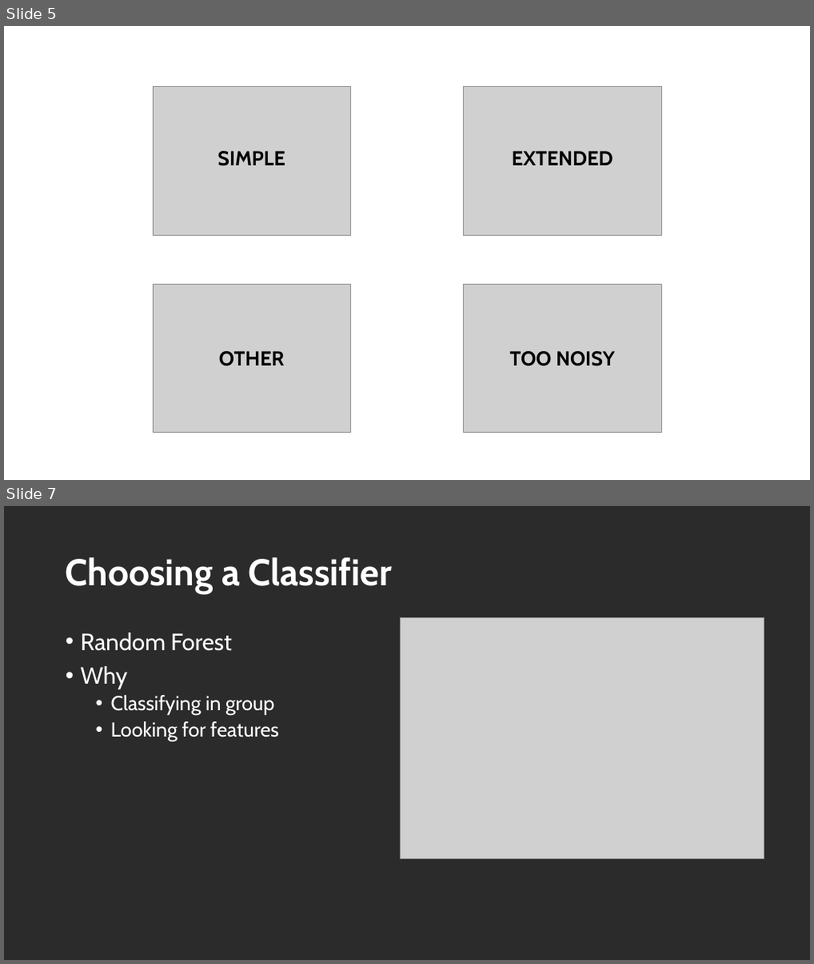
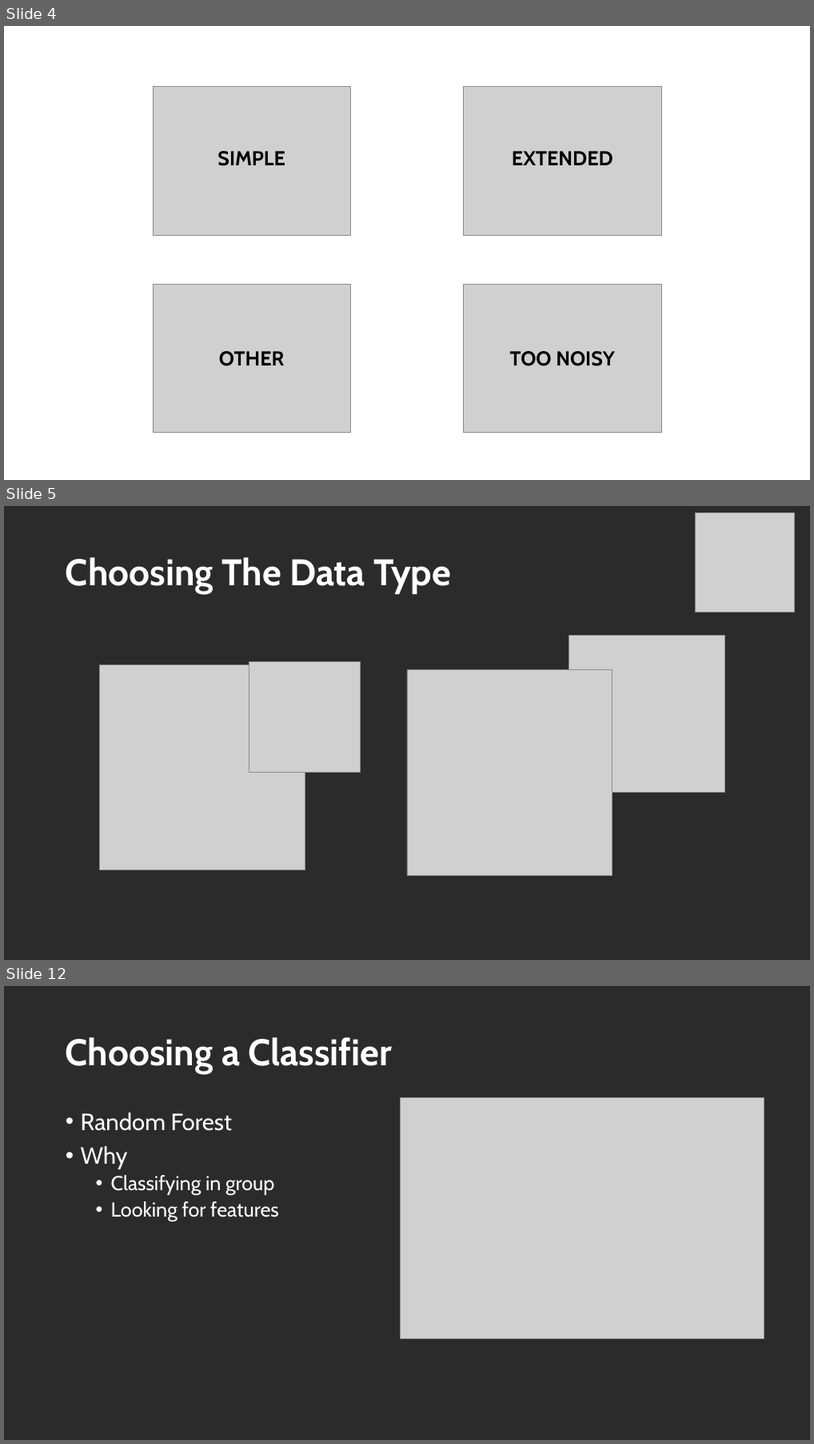
Before and after one commit to MurawskiC1/Swift-Research, a slide deck: BurstChaser.pptx. Shown one above the other, each under a label of ours: slides 5 and 7 before the commit, slides 4, 5 and 12 after it; the slides between them are not shown. The pictures are 814x964 and 814x1444 pixels, drawn with LibreOffice and Linux fonts; fonts in the diff are those of the drawing; grey boxes stand for pictures; background and template pictures are left out; a plain dark background stands for a picture behind light text. Boxes give left, top, right and bottom in pixels: in the first picture for what was removed or moved away, otherwise in the second. Text is boxed around its words. In the diff, an @@ line names an element or a change of style, - is before the commit and + after.

```diff
--- a/BurstChaser.pptx
+++ b/BurstChaser.pptx
@@ slide 5 added at (x1=4, y1=506, x2=810, y2=960), background picture (left out) @@
@@ picture added at (x1=695, y1=512, x2=794, y2=612) @@
@@ title added at (x1=66, y1=557, x2=451, y2=594), 44 pt, text #FFFFFF, bold @@
+Choosing The Data Type
@@ picture added at (x1=569, y1=636, x2=726, y2=792) @@
@@ picture added at (x1=100, y1=665, x2=306, y2=870) @@
@@ picture added at (x1=249, y1=661, x2=360, y2=772) @@
@@ picture added at (x1=407, y1=670, x2=613, y2=875) @@
@@ what was slide 5 is now slide 4 @@
@@ what was slide 7 is now slide 12 @@
```
Also in this commit, not shown: 9 other slides added, 4 slides removed, 18 other files.
